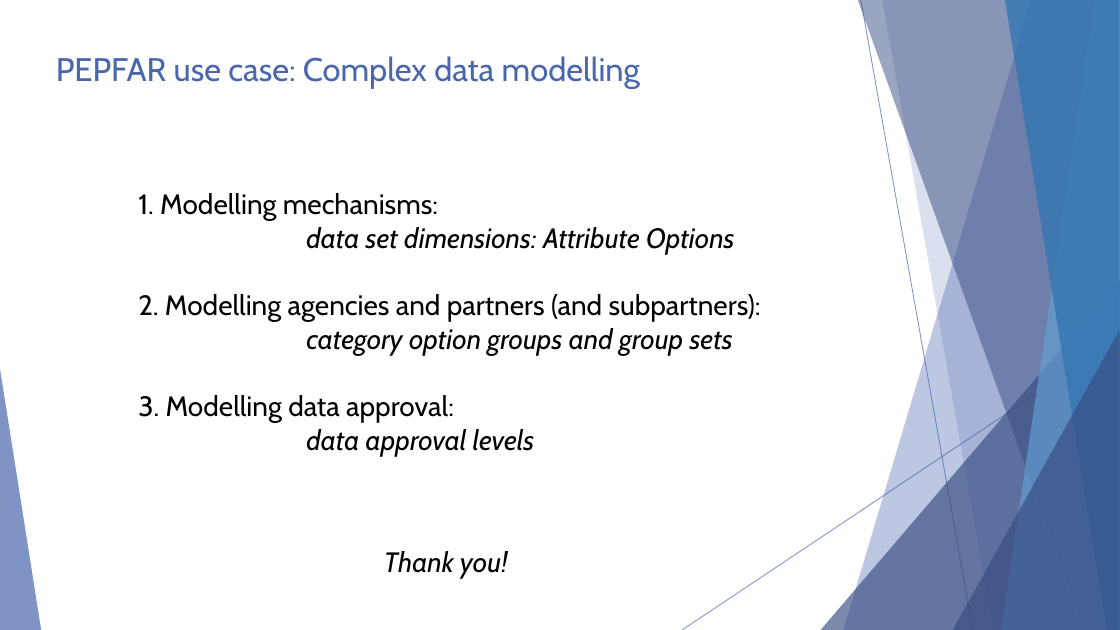
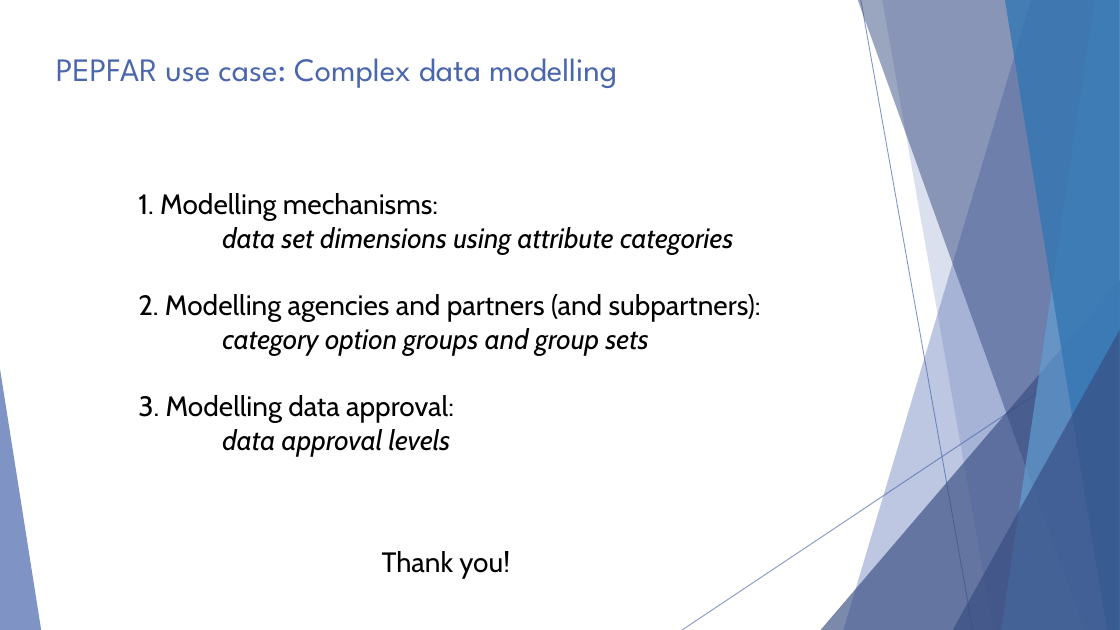
Before and after one commit to hispus/presentations, a slide deck: slide 31 of Complex_Data_Modelling/Complex_Data_Modelling.pptx. Drawn at 1120x630 pixels with LibreOffice and Linux fonts; fonts in the diff are those of the drawing; background and template pictures are left out. Boxes give left, top, right and bottom in pixels: in the first picture for what was removed or moved away, otherwise in the second. Text is boxed around its words. In the diff, an @@ line names an element or a change of style, - is before the commit and + after.

Commit message:
Updates Complex Data Modelling presentation

```diff
--- a/Complex_Data_Modelling/Complex_Data_Modelling.pptx
+++ b/Complex_Data_Modelling/Complex_Data_Modelling.pptx
@@ title "PEPFAR use case: Complex data ..." at bbox=[56, 58, 617, 88]: font Cabin to League Spartan @@
@@ text at bbox=[222, 227, 733, 254]: text changed @@
-data set dimensions: Attribute Options
+data set dimensions using attribute categories
@@ text "Thank you!" at bbox=[382, 551, 510, 578]: italic off @@
```
Also in this commit, not shown: 31 other slides changed, 1 other file.
